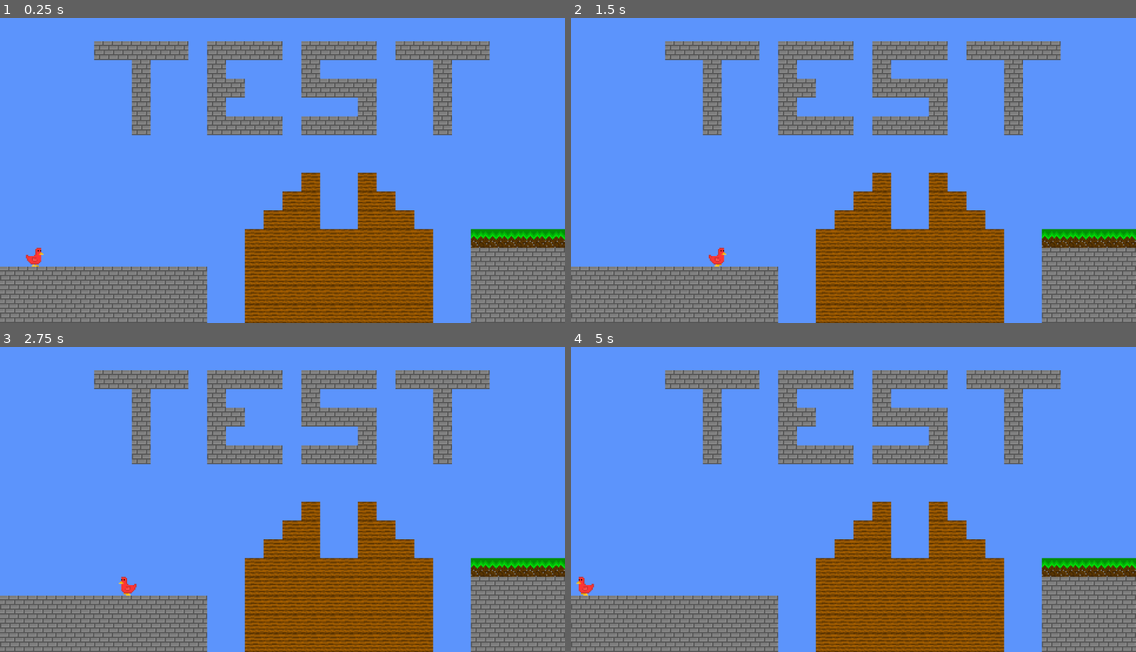
Above: before the commit, frames 1-4 (two rows, left to right).
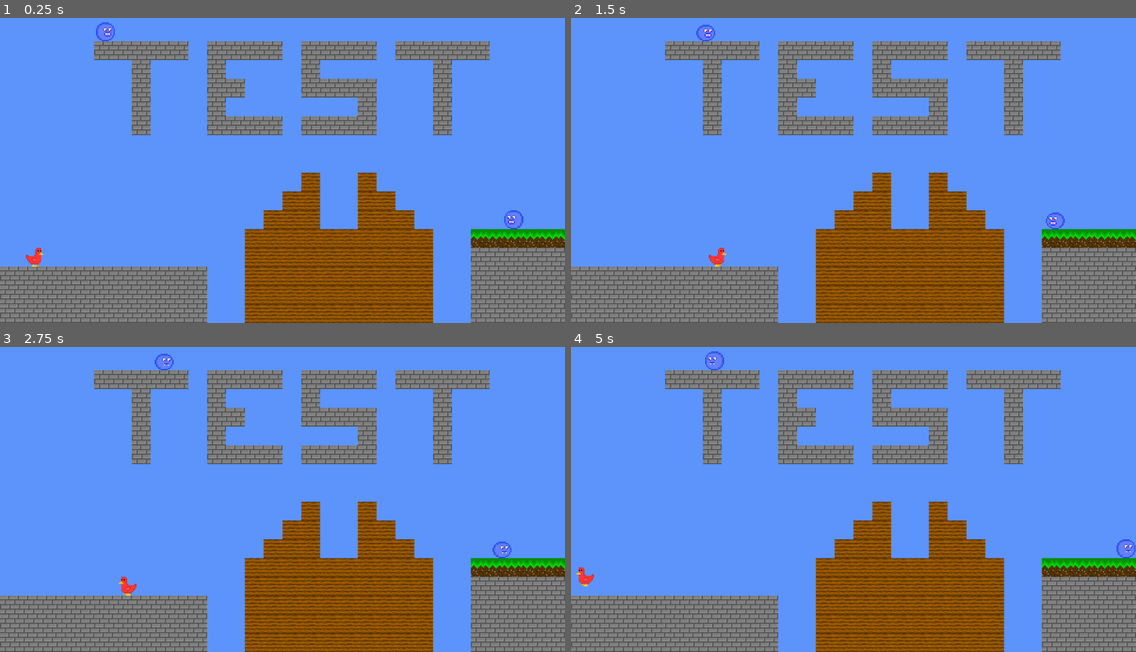
Above: after the commit, the same moments.

Repository: Birb-Games/birb-run
Game: Godot game, scene res://scenes/Root.tscn
The game is run twice, just before and just after one commit, with the same random seed, the same clock (stepped at 60 frames per second) and the same inputs.
Inputs:
- Up to frame 1 (0.25 s): no input
- Up to frame 2 (1.5 s): hold Right (move_right) from 0.53 s (still down); tap Up (jump) at 0.77 s
- Up to frame 3 (2.75 s): tap Up (jump) at 1.52 s; release Right (move_right) at 2.03 s; hold Left (move_left) from 2.03 s (still down)
- Up to frame 4 (5 s): release Left (move_left) at 2.78 s; hold Right (move_right) 2.78-4.28 s; tap Up (jump) at 3.02, 3.77, 4.52 s; hold Left (move_left) from 4.28 s (still down)

The runs differ from the first frame. In frame 1, 0.2% of the frame differs, in the area x 17-93%, y 1-70%; in frame 2, 0.2%; in frame 3, 0.2%; in frame 4, 0.4%, in the area x 0-100%, y 1-82%.

Commit message:
added 'blorb' enemy type

Diff:
--- a/project.godot
+++ b/project.godot
@@ -43,6 +43,12 @@
 ]
 }
 
+[layer_names]
+
+2d_physics/layer_1="tiles"
+2d_physics/layer_2="player"
+2d_physics/layer_3="enemies"
+
 [rendering]
 
 textures/canvas_textures/default_texture_filter=0
--- /dev/null
+++ b/scenes/Blorb.tscn
@@ -0,0 +1,78 @@
+[gd_scene load_steps=11 format=3 uid="uid://cuf161br1wt07"]
+
+[ext_resource type="Script" path="res://scripts/Blorb.gd" id="1_ktqms"]
+[ext_resource type="Texture2D" uid="uid://dj8l27e4s3mse" path="res://assets/sprites/blorb.png" id="1_p25j3"]
+
+[sub_resource type="AtlasTexture" id="AtlasTexture_fcf5g"]
+atlas = ExtResource("1_p25j3")
+region = Rect2(0, 0, 16, 16)
+
+[sub_resource type="AtlasTexture" id="AtlasTexture_wd45m"]
+atlas = ExtResource("1_p25j3")
+region = Rect2(16, 0, 16, 16)
+
+[sub_resource type="AtlasTexture" id="AtlasTexture_afmgc"]
+atlas = ExtResource("1_p25j3")
+region = Rect2(32, 0, 16, 16)
+
+[sub_resource type="AtlasTexture" id="AtlasTexture_hrey6"]
+atlas = ExtResource("1_p25j3")
+region = Rect2(48, 0, 16, 16)
+
+[sub_resource type="SpriteFrames" id="SpriteFrames_octpg"]
+animations = [{
+"frames": [{
+"duration": 1.0,
+"texture": SubResource("AtlasTexture_fcf5g")
+}, {
+"duration": 1.0,
+"texture": SubResource("AtlasTexture_wd45m")
+}, {
+"duration": 1.0,
+"texture": SubResource("AtlasTexture_afmgc")
+}, {
+"duration": 1.0,
+"texture": SubResource("AtlasTexture_hrey6")
+}],
+"loop": true,
+"name": &"default",
+"speed": 4.0
+}]
+
+[sub_resource type="RectangleShape2D" id="RectangleShape2D_m7y12"]
+size = Vector2(14, 13)
+
+[sub_resource type="GDScript" id="GDScript_p2mlv"]
+script/source = "extends Area2D
+
+
+"
+
+[sub_resource type="CircleShape2D" id="CircleShape2D_4pvnt"]
+radius = 7.0
+
+[node name="Blorb" type="CharacterBody2D"]
+collision_layer = 4
+script = ExtResource("1_ktqms")
+
+[node name="AnimatedSprite2D" type="AnimatedSprite2D" parent="."]
+sprite_frames = SubResource("SpriteFrames_octpg")
+autoplay = "default"
+frame = 1
+frame_progress = 0.105303
+
+[node name="CollisionShape2D" type="CollisionShape2D" parent="."]
+editor_description = "This is for the physics"
+position = Vector2(0, 1.5)
+shape = SubResource("RectangleShape2D_m7y12")
+
+[node name="Area2D" type="Area2D" parent="."]
+collision_layer = 4
+collision_mask = 3
+script = SubResource("GDScript_p2mlv")
+
+[node name="CollisionShape2D" type="CollisionShape2D" parent="Area2D"]
+editor_description = "This is for collision detection with other objects but for when you don't want to actually result in a force being applied"
+shape = SubResource("CircleShape2D_4pvnt")
+
+[connection signal="body_entered" from="Area2D" to="." method="_on_area_2d_body_entered"]
--- a/scenes/Character.tscn
+++ b/scenes/Character.tscn
@@ -66,6 +66,7 @@
 
 [node name="Character" type="CharacterBody2D"]
 z_index = 1
+collision_layer = 2
 script = ExtResource("1_yfkd8")
 speed = 100.0
 jump_velocity = -300.0
--- a/scenes/DeathBoundary.tscn
+++ b/scenes/DeathBoundary.tscn
@@ -6,6 +6,7 @@
 distance = -544.0
 
 [node name="DeathBoundary" type="Area2D"]
+collision_mask = 2
 script = ExtResource("1_nvy3n")
 
 [node name="CollisionShape2D" type="CollisionShape2D" parent="."]
--- a/scenes/Levels/Level0.tscn
+++ b/scenes/Levels/Level0.tscn
@@ -1,14 +1,15 @@
-[gd_scene load_steps=3 format=3 uid="uid://b08ayc4ahxsal"]
+[gd_scene load_steps=4 format=3 uid="uid://b08ayc4ahxsal"]
 
 [ext_resource type="TileSet" uid="uid://sps0nu118bqw" path="res://assets/tilemaps/tilemap.tres" id="1_osrdu"]
 [ext_resource type="PackedScene" uid="uid://ckqjrkfl5ui10" path="res://scenes/WinGate.tscn" id="2_10rja"]
+[ext_resource type="PackedScene" uid="uid://cuf161br1wt07" path="res://scenes/Blorb.tscn" id="3_058p8"]
 
 [node name="Level" type="Node2D"]
 
 [node name="TileMap" type="TileMap" parent="."]
 tile_set = ExtResource("1_osrdu")
 format = 2
-layer_0/tile_data = PackedInt32Array(917505, 0, 0, 983041, 0 …(6445 unchanged characters)… , 0, 983062, 65536, 0, 1048598, 65536, 0)
+layer_0/tile_data = PackedInt32Array(917505, 0, 0, 983041, 0 …(6445 unchanged characters)… , 0, 983062, 65536, 0, 1048598, 65536, 0, 393285, 262144, 0, 393286, 262144, 0, 393287, 262144, 0, 327750, 262144, 0, 327751, 262144, 0, 262215, 262144, 0, 262219, 262144, 0, 327755, 262144, 0, 393291, 262144, 0, 393292, 262144, 0, 327756, 262144, 0, 393293, 262144, 0)
 
 [node name="WinGate" parent="." instance=ExtResource("2_10rja")]
 position = Vector2(1300, 97)
@@ -16,3 +17,14 @@
 [node name="Home" type="Marker2D" parent="."]
 position = Vector2(29, 193)
 gizmo_extents = 14.0
+
+[node name="Enemies" type="Node" parent="."]
+
+[node name="Blorb" parent="Enemies" instance=ExtResource("3_058p8")]
+position = Vector2(88, 24)
+
+[node name="Blorb2" parent="Enemies" instance=ExtResource("3_058p8")]
+position = Vector2(441, 184)
+
+[node name="Blorb3" parent="Enemies" instance=ExtResource("3_058p8")]
+position = Vector2(1161, 104)
--- a/scenes/WinGate.tscn
+++ b/scenes/WinGate.tscn
@@ -23,6 +23,7 @@
 hue_variation_max = 0.02
 
 [node name="WinGate" type="Area2D"]
+collision_mask = 2
 script = ExtResource("1_3v4gw")
 
 [node name="CollisionShape2D" type="CollisionShape2D" parent="."]
--- /dev/null
+++ b/scripts/Blorb.gd
@@ -0,0 +1,72 @@
+extends CharacterBody2D
+
+# Blorb enemy AI script
+
+const MOVE_SPEED = 20.0
+const MAX_COLLISIONS = 6
+# Get the gravity from the project settings to be synced with RigidBody nodes.
+var gravity = ProjectSettings.get_setting("physics/2d/default_gravity")
+
+# determines if we keep moving whether we will fall off an edge or not and therefore
+# also when we should turn around
+func at_edge():
+	var turn_around = true
+
+	var sprite_sz = $CollisionShape2D.shape.size
+	var offset_x = (scale.x * sprite_sz.x) * sign(velocity.x)
+	# translate the sprite to where it would be should it move its entire length forward
+	var prev_position = position
+	position.x += offset_x
+
+	var current_velocity = velocity
+	# temporarily set the velocity to 0 so that way we don't mess with the
+	# object's physics or anything else
+	velocity = Vector2(0.0, 0.0)
+	# attempt to update the object to check the collisions in that area
+	move_and_slide()
+
+	# use this to determine if the sprite would still technically be colliding
+	# with a tile because if it is not, then that means that the sprite will
+	# fall off if it keeps moving in that direction so we must flip direction
+	for index in get_slide_collision_count():
+		var collision = get_slide_collision(index)
+		var body = collision.get_collider()
+		if body is TileMap and body.position.y < position.y - scale.x * sprite_sz.x * 0.5:
+			turn_around = false
+			break
+
+	# translate the sprite back to its original position
+	position = prev_position
+	move_and_slide()
+	velocity = current_velocity
+
+	return turn_around
+
+func _physics_process(delta):
+	# Add the gravity.
+	if not is_on_floor():
+		velocity.y += gravity * delta
+
+	# move in the x direction based on the sprite's orientation
+	if $AnimatedSprite2D.flip_h:
+		velocity.x = -MOVE_SPEED
+	elif not $AnimatedSprite2D.flip_h:
+		velocity.x = MOVE_SPEED
+
+	var prev_position = position
+	move_and_slide()
+	var displacement = abs(position.x - prev_position.x)
+	var at_edge = at_edge()
+	# we are at a wall if we can not travel the full distance
+	var at_wall = displacement < MOVE_SPEED * delta * 0.5
+
+	if at_edge or at_wall:
+		$AnimatedSprite2D.flip_h = not $AnimatedSprite2D.flip_h
+
+# We need two collision boxes because I don't know how to make it so that the
+# hitbox we use for physics calculations doesn't end up updating the object
+# with a restorative force and I do not want that for when the player collides
+# with the enemy sprites
+func _on_area_2d_body_entered(body):
+	if body is Player:
+		body.just_died.emit()
--- a/scripts/CharacterBody2D.gd
+++ b/scripts/CharacterBody2D.gd
@@ -1,4 +1,6 @@
 extends CharacterBody2D
+
+class_name Player
 
 @export var speed = 300.0
 @export var jump_velocity = -400.0
@@ -24,9 +26,9 @@
 		dead = false
 		position = home.position
 		$AnimatedSprite2D.show()
+		$CollisionShape2D.disabled = false
 	elif respawn_timer > 0.0 and dead:
 		respawn_timer -= delta
-		$AnimatedSprite2D.hide()
 
 func _physics_process(delta):
 	# if the player is dead, do not do physics on them
@@ -61,3 +63,9 @@
 	$DeathAudioPlayer.play()
 	dead = true
 	respawn_timer = RESPAWN_DELAY
+	$AnimatedSprite2D.hide()
+	$CollisionShape2D.disabled = true
+
+	# reset the velocity and orientation of the player
+	velocity = Vector2(0.0, 0.0)
+	$AnimatedSprite2D.flip_h = false
--- a/scripts/DeathBoundary.gd
+++ b/scripts/DeathBoundary.gd
@@ -6,5 +6,5 @@
 	player = $/root/Root/Player
 
 func _on_body_entered(body):
-	if body.name == player.name and not player.dead:
+	if body is Player and not player.dead:
 		player.just_died.emit()
--- a/scripts/Main.gd
+++ b/scripts/Main.gd
@@ -11,6 +11,10 @@
 
 # Update the camera
 func update_camera():
+	# only follow the player if the player is not dead
+	if $Player.dead:
+		$Camera2D.velocity = Vector2(0.0, 0.0)
+		return
 	# Keep camera centered on the player
 	$Camera2D.follow($Player.position)
 
Binary file added: assets/sprites/blorb.png
Not shown, added: assets/sprites/blorb.png.import
